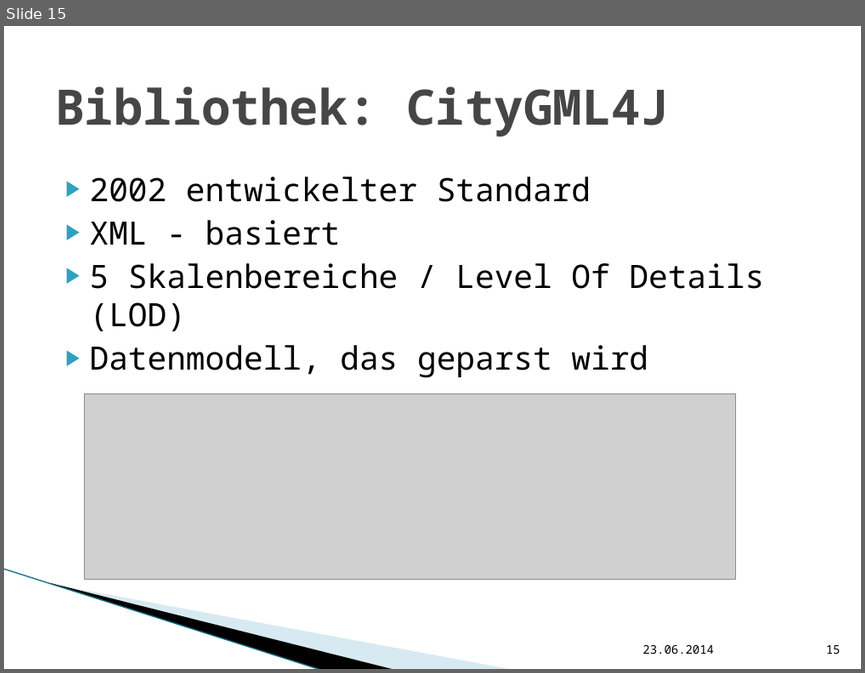
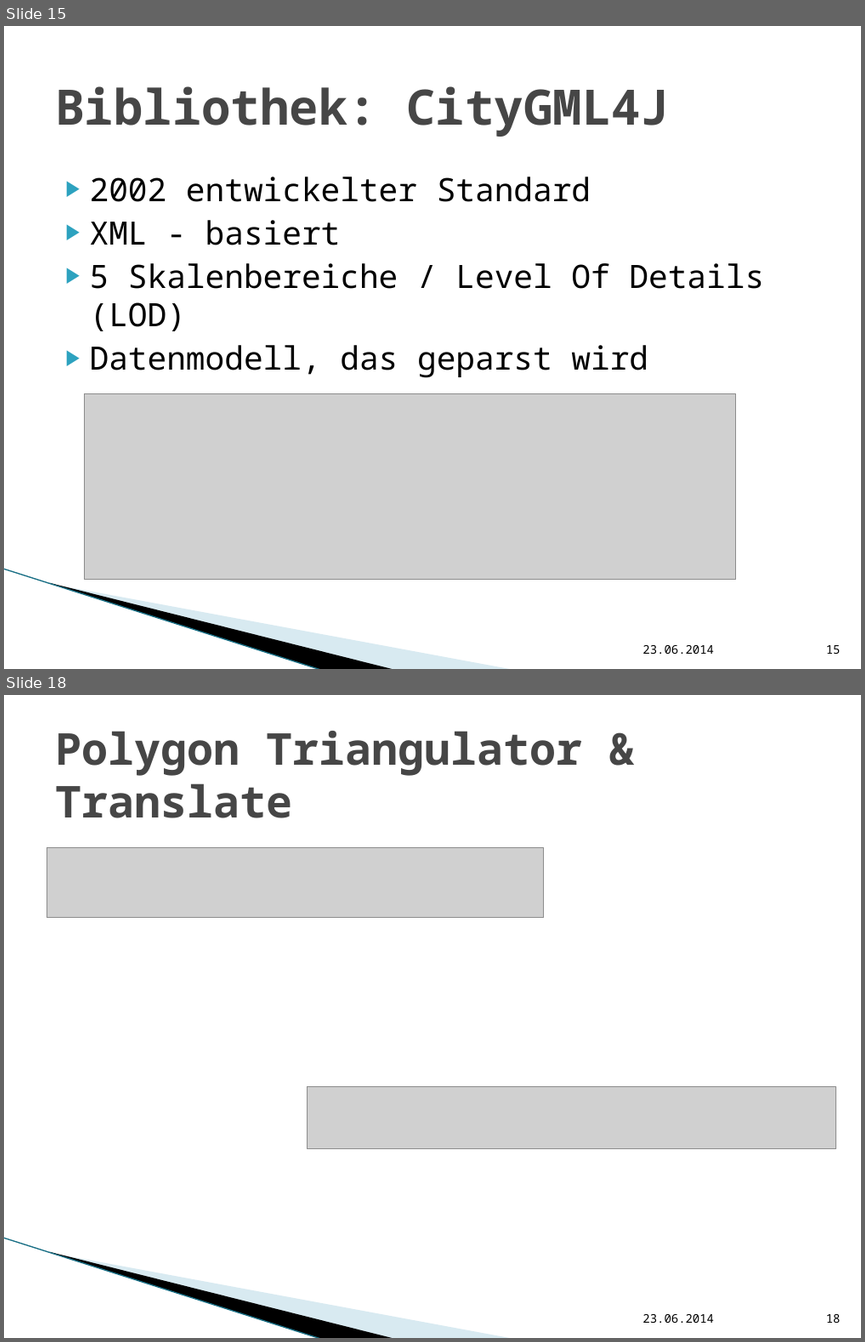
Before and after one commit to hft-swp/stuff, a slide deck: doku/präsentation nicht komplett/vCity-Präsentation.pptx. Shown one above the other, each under a label of ours: slide 15 before the commit, slides 15 and 18 after it; the slides between them are not shown. The pictures are 865x673 and 865x1342 pixels, drawn with LibreOffice and Linux fonts; fonts in the diff are those of the drawing; grey boxes stand for pictures; background and template pictures are left out. Boxes give left, top, right and bottom in pixels: in the first picture for what was removed or moved away, otherwise in the second. Text is boxed around its words. In the diff, an @@ line names an element or a change of style, - is before the commit and + after.

```diff
--- a/doku/präsentation nicht komplett/vCity-Präsentation.pptx
+++ b/doku/präsentation nicht komplett/vCity-Präsentation.pptx
@@ slide 18 added at (x1=4, y1=695, x2=861, y2=1338), background #FFFFFF; not listed: 3 template elements that a slide beside it also shows @@
@@ title added at (x1=55, y1=731, x2=582, y2=818), 36.9 pt, text #464646, bold @@
+Polygon Triangulator & Translate
@@ picture added at (x1=46, y1=847, x2=544, y2=918) @@
@@ picture added at (x1=307, y1=1087, x2=836, y2=1149) @@
@@ text added at (x1=642, y1=1314, x2=714, y2=1322), 10 pt, text #000000 @@
+23.06.2014
@@ page number added at (x1=826, y1=1314, x2=840, y2=1322), 10 pt, text #000000 @@
+18
```
Also in this commit, not shown: 1 slide changed, 4 other slides added.
